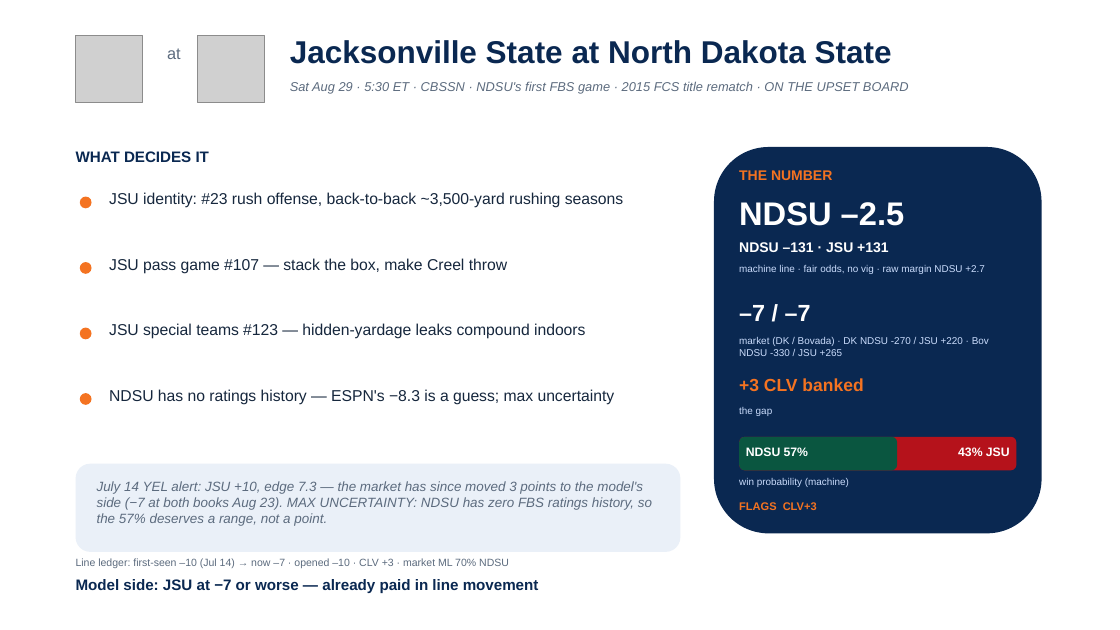
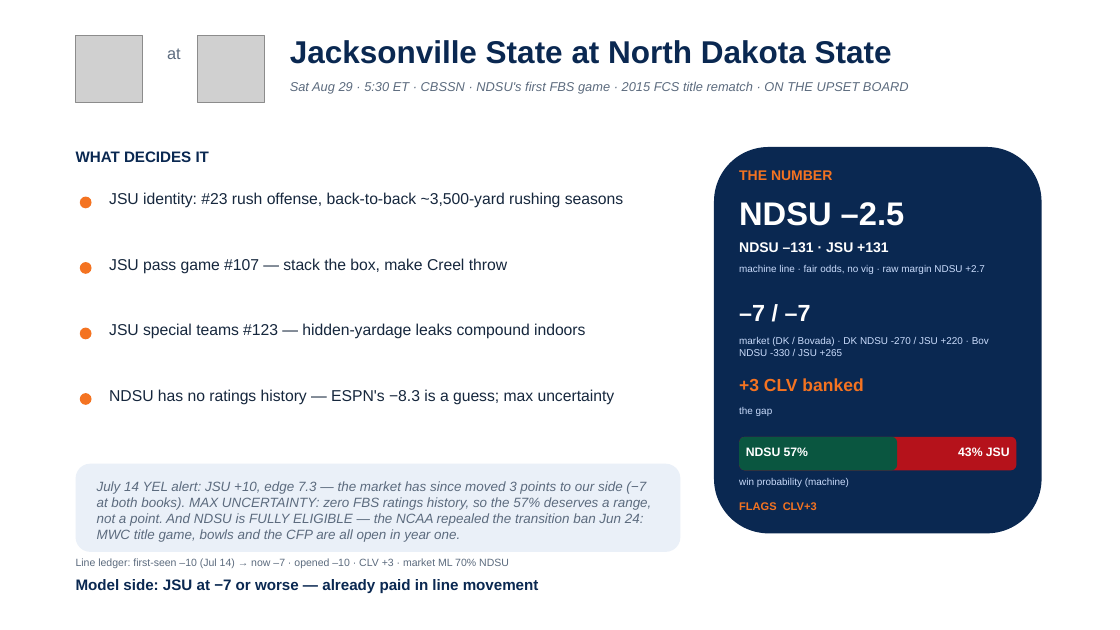
Before and after one commit to lucasalvarezflorida-lab/ncaa-fbs-analytics, a slide deck: slide 6 of decks/2026_Week0_Episode1.pptx. Drawn at 1120x630 pixels with LibreOffice and Linux fonts; fonts in the diff are those of the drawing; grey boxes stand for pictures. Boxes give left, top, right and bottom in pixels: in the first picture for what was removed or moved away, otherwise in the second. Text is boxed around its words. In the diff, an @@ line names an element or a change of style, - is before the commit and + after.

```diff
--- a/decks/2026_Week0_Episode1.pptx
+++ b/decks/2026_Week0_Episode1.pptx
@@ text at [97,481,651,542]: text changed @@
-July 14 YEL alert: JSU +10, edge 7.3 — the market has since moved 3 points to the model's side (−7 at both books Aug 23). MAX UNCERTAINTY: NDSU has zero FBS ratings history, so the 57% deserves a range, not a point.
+July 14 YEL alert: JSU +10, edge 7.3 — the market has since moved 3 points to our side (−7 at both books). MAX UNCERTAINTY: zero FBS ratings history, so the 57% deserves a range, not a point. And NDSU is FULLY ELIGIBLE — the NCAA repealed the transition ban Jun 24: MWC title game, bowls and the CFP are all open in year one.
```
Also in this commit, not shown: 1 other file.
